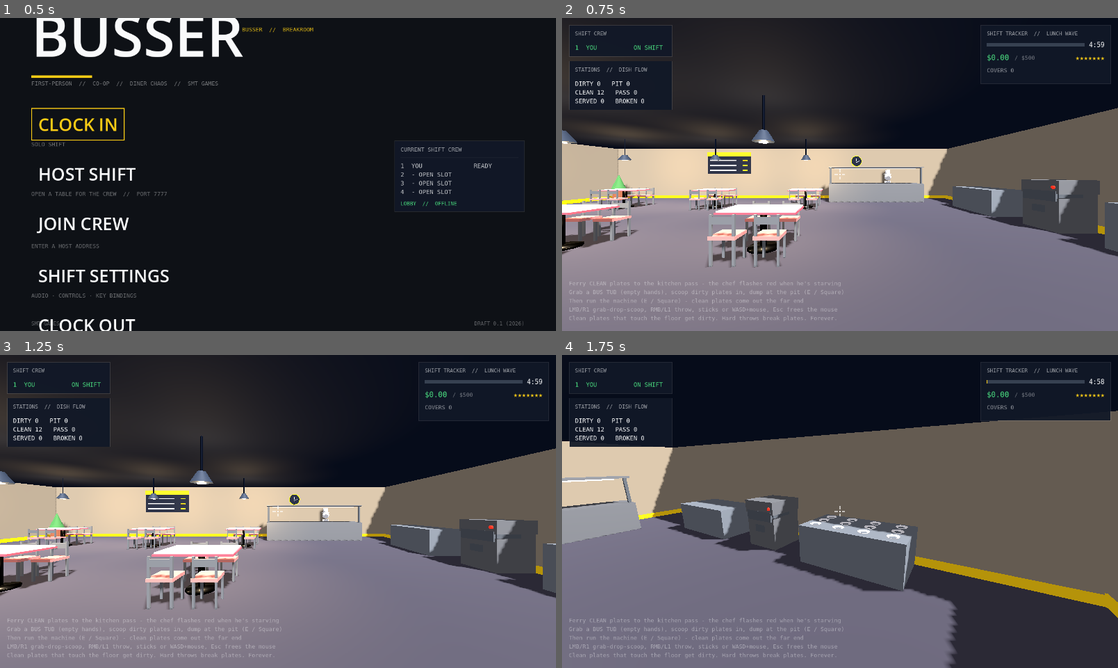
Above: before the commit, frames 1-4 (two rows, left to right).
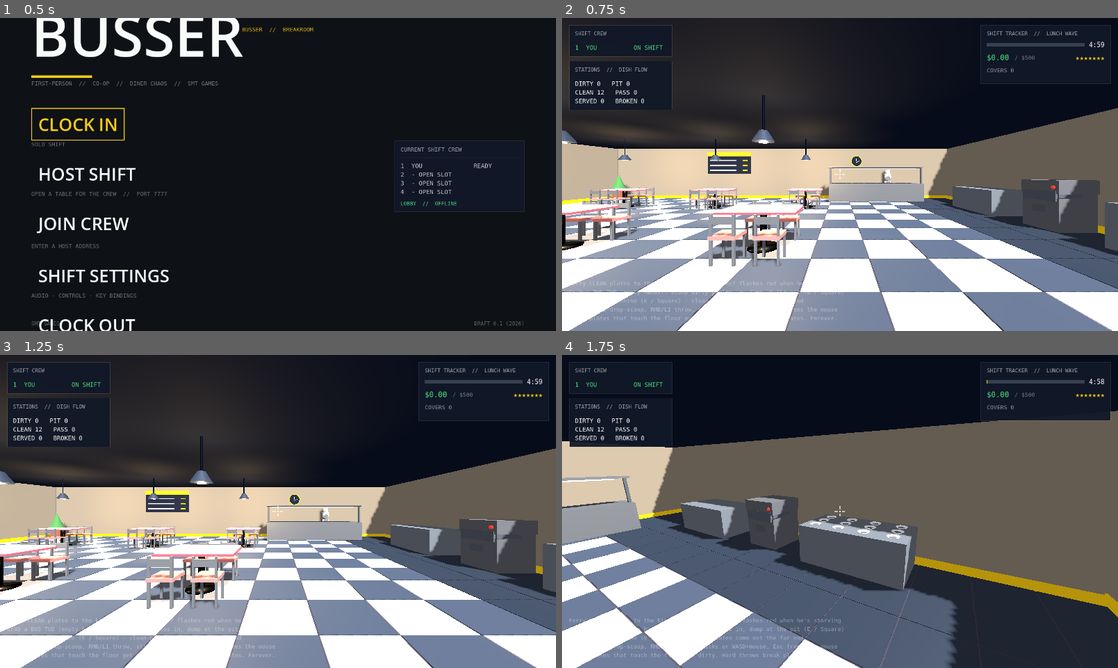
Above: after the commit, the same moments.

Repository: SheekTheDeveloper/Bussin
Game: Godot game, scene res://scenes/ui/main_menu.tscn
Two runs of this game, one before a commit and one after it. Both use one fixed random seed, a clock stepped at 60 frames per second and the inputs below. Sound files missing from this copy of the repository are replaced by a short silence.
Inputs (mouse positions are in pixels of both pictures, inside the frame that each line leads up to):
- Up to frame 1 (0.5 s): no input
- Up to frame 2 (0.75 s): click "CLOCK IN" at 0.5 s
- Up to frame 3 (1.25 s): no input
- Up to frame 4 (1.75 s): tap Enter at 1.25 s; move the mouse to (867, 511) at 1.27 s; press the mouse at (867, 511) at 1.28 s; hold W (move_forward) from 1.28 s (still down); tap Space (jump) at 1.52 s

Frame 1 is identical in both runs. In frame 2, 31% of the frame differs, in the area x 0-100%, y 57-100%; in frame 3, 30%; in frame 4, 23%.

Commit message:
Build out the diner: entry, kitchen backdrop, jukebox, and floor zoning
Room dressing pass, with an eye on legibility rather than decoration alone.

FLOOR ZONING does actual work. Checkerboard vinyl out front, industrial plate
past the pit line at x 6.6, so the guest half of the loop and the wet
breakable half read apart at a glance instead of being explained (GDD pillar 3,
"one closed loop, always legible"). Built as one MultiMesh per material, so a
few hundred tiles cost three draw calls and the low-end target stays intact.

FURNISHINGS, authored in Blender at ground-centre origins:

  wait_bench    58 polys   entry, where the queue actually stands
  host_podium   18 polys   entry, makes the door queue diegetic
  wall_shelf   132 polys   two, flanking the pass: sells the black-box kitchen
  jukebox       60 polys   corner hero piece

Each is a StaticBody3D in the nav_geo group, so the runtime navmesh bake routes
guests around it. That is the real risk in this room: collision added outside
that group would let guests walk through furniture, and collision added to
something meant to be cosmetic would silently reshape the navmesh. DinerDecor
stays colliderless by design and is unaffected.

Deliberately NOT added: booths or counter seating on the guest floor. A seat a
player cannot seat a party at reads as a bug, so the dressing stays in the
entry, the pit side, and the kitchen backdrop, and the guest floor keeps
meaning exactly one thing.

Verified beyond the usual pair: the guest soak was run three times to confirm
the navmesh still bakes around the new colliders and parties still seat
(covers 6/6/6). A furnishing placed into the door-to-tables corridor would show
up as covers collapsing to zero, which is the failure this guards.

Diff:
--- a/Docs/ROADMAP-miro.csv
+++ b/Docs/ROADMAP-miro.csv
@@ -41,3 +41,6 @@
 Interaction prompts under the crosshair,M4 Feel,Done,,Contextual verb (PICK UP PLATE / SCOOP INTO TUB / RUN DISH MACHINE / STOCK THE PASS). Local-only, derived from replicated state.
 Camera feel - walk bob landing dip sprint FOV,M4 Feel,Done,,All local and cosmetic. Bob moves head position only so it never fights the look pitch.
 Charged throw and catch verb,M4 Feel,Done,,Tap lobs a catchable pass, hold yeets. Fixed a real bug where every throw broke: impulse 6.5 on a 0.5kg plate launched at 13.3 m/s vs a 6 m/s break threshold. BREAK_SPEED retuned to 7.5 to sit between the two throw speeds.
+Room build-out pass 1,M3 Art Direction,Done,,Wait bench and host podium at the entry, kitchen shelving flanking the pass, corner jukebox, and MultiMesh floor zoning (checker vinyl out front, industrial plate behind the pit line). All in nav_geo so the guest navmesh bakes around them.
+Room build-out pass 2,M3 Art Direction,Todo,,Window frames plus street backdrop, wall tile splashback behind the pit, ceiling vents.
+Dish variety - bowls mugs glasses,M3 Art Direction,Todo,,VARIETY not count. The 12-plate pool size is a balance constant (conserved economy); adding dish TYPES is a content axis and safe.
--- a/scenes/levels/diner.tscn
+++ b/scenes/levels/diner.tscn
@@ -16,6 +16,10 @@
 [ext_resource type="FontVariation" path="res://ui/theme/font_display.tres" id="12_display"]
 [ext_resource type="Script" path="res://scenes/ui/pause_menu.gd" id="15_pause"]
 [ext_resource type="Script" path="res://scripts/return_soak.gd" id="16_returnsoak"]
+[ext_resource type="PackedScene" path="res://assets/models/wait_bench.glb" id="17_bench"]
+[ext_resource type="PackedScene" path="res://assets/models/host_podium.glb" id="18_podium"]
+[ext_resource type="PackedScene" path="res://assets/models/wall_shelf.glb" id="19_shelf"]
+[ext_resource type="PackedScene" path="res://assets/models/jukebox.glb" id="20_juke"]
 
 [sub_resource type="Environment" id="Environment_diner"]
 background_mode = 1
@@ -57,6 +61,18 @@
 geometry_source_group_name = &"nav_geo"
 agent_radius = 0.35
 agent_height = 1.4
+
+[sub_resource type="BoxShape3D" id="BoxShape3D_bench"]
+size = Vector3(1.86, 1.06, 0.5)
+
+[sub_resource type="BoxShape3D" id="BoxShape3D_podium"]
+size = Vector3(0.66, 1.08, 0.5)
+
+[sub_resource type="BoxShape3D" id="BoxShape3D_shelf"]
+size = Vector3(2, 1.8, 0.34)
+
+[sub_resource type="BoxShape3D" id="BoxShape3D_juke"]
+size = Vector3(0.9, 1.4, 0.5)
 
 [sub_resource type="StyleBoxFlat" id="sb_receipt"]
 content_margin_left = 40.0
@@ -144,6 +160,53 @@
 
 [node name="Decor" type="Node3D" parent="." unique_id=1607452017]
 script = ExtResource("13_decor")
+
+[node name="Furnishings" type="Node3D" parent="." unique_id=1730125060]
+
+[node name="WaitBench" type="StaticBody3D" parent="Furnishings" unique_id=1730125061 groups=["nav_geo"]]
+transform = Transform3D(0, 0, 1, 0, 1, 0, -1, 0, 0, -9.5, 0, 3)
+
+[node name="Model" parent="Furnishings/WaitBench" instance=ExtResource("17_bench")]
+
+[node name="Shape" type="CollisionShape3D" parent="Furnishings/WaitBench"]
+transform = Transform3D(1, 0, 0, 0, 1, 0, 0, 0, 1, 0, 0.53, 0)
+shape = SubResource("BoxShape3D_bench")
+
+[node name="HostPodium" type="StaticBody3D" parent="Furnishings" unique_id=1730125062 groups=["nav_geo"]]
+transform = Transform3D(1, 0, 0, 0, 1, 0, 0, 0, 1, -9.6, 0, 6.4)
+
+[node name="Model" parent="Furnishings/HostPodium" instance=ExtResource("18_podium")]
+
+[node name="Shape" type="CollisionShape3D" parent="Furnishings/HostPodium"]
+transform = Transform3D(1, 0, 0, 0, 1, 0, 0, 0, 1, 0, 0.54, 0)
+shape = SubResource("BoxShape3D_podium")
+
+[node name="ShelfWest" type="StaticBody3D" parent="Furnishings" unique_id=1730125063 groups=["nav_geo"]]
+transform = Transform3D(1, 0, 0, 0, 1, 0, 0, 0, 1, 1.5, 0, -6.65)
+
+[node name="Model" parent="Furnishings/ShelfWest" instance=ExtResource("19_shelf")]
+
+[node name="Shape" type="CollisionShape3D" parent="Furnishings/ShelfWest"]
+transform = Transform3D(1, 0, 0, 0, 1, 0, 0, 0, 1, 0, 0.9, 0)
+shape = SubResource("BoxShape3D_shelf")
+
+[node name="ShelfEast" type="StaticBody3D" parent="Furnishings" unique_id=1730125064 groups=["nav_geo"]]
+transform = Transform3D(1, 0, 0, 0, 1, 0, 0, 0, 1, 8.6, 0, -6.65)
+
+[node name="Model" parent="Furnishings/ShelfEast" instance=ExtResource("19_shelf")]
+
+[node name="Shape" type="CollisionShape3D" parent="Furnishings/ShelfEast"]
+transform = Transform3D(1, 0, 0, 0, 1, 0, 0, 0, 1, 0, 0.9, 0)
+shape = SubResource("BoxShape3D_shelf")
+
+[node name="Jukebox" type="StaticBody3D" parent="Furnishings" unique_id=1730125065 groups=["nav_geo"]]
+transform = Transform3D(1, 0, 0, 0, 1, 0, 0, 0, 1, -8.8, 0, -6.5)
+
+[node name="Model" parent="Furnishings/Jukebox" instance=ExtResource("20_juke")]
+
+[node name="Shape" type="CollisionShape3D" parent="Furnishings/Jukebox"]
+transform = Transform3D(1, 0, 0, 0, 1, 0, 0, 0, 1, 0, 0.7, 0)
+shape = SubResource("BoxShape3D_juke")
 
 [node name="Tables" type="Node3D" parent="." unique_id=1607452016]
 
--- a/scenes/props/diner_decor.gd
+++ b/scenes/props/diner_decor.gd
@@ -30,6 +30,7 @@
 var _mat_cache: Dictionary = {}
 
 func _ready() -> void:
+	_build_floor_zones()
 	_build_ceiling()
 	_build_hazard_skirting()
 	_build_pendant_lights()
@@ -39,6 +40,53 @@
 	_build_plants()
 
 # --- Builders ----------------------------------------------------------------
+
+## Floor zoning: checkerboard vinyl out front, industrial plate behind the line.
+## This is set dressing that does legibility work (GDD pillar 3) - the two halves
+## of the loop become readable at a glance, so a new player can see where the
+## guest floor ends and the wet, breakable pit side begins without being told.
+##
+## Built as ONE MultiMesh rather than hundreds of MeshInstance3Ds: a few hundred
+## tiles on one draw call keeps the optimization principle intact on low-end
+## machines. Cosmetic only - the real floor collider is the level's Floor node.
+func _build_floor_zones() -> void:
+	const TILE := 1.0
+	const PIT_LINE := 6.6      # world x where the guest floor gives way to the pit
+	const Y := 0.005           # a hair above the floor slab, to avoid z-fighting
+	var light := _flat(NEAR_WHITE.darkened(0.08), 0.0, 0.55)
+	var dark := _flat(SLATE_700.lightened(0.05), 0.0, 0.6)
+	var plate := _flat(SLATE_800.lightened(0.10), 0.25, 0.45)
+
+	var groups := {light: [], dark: [], plate: []}
+	var half_x := 10.0
+	var half_z := 7.0
+	var nx := int(half_x * 2.0 / TILE)
+	var nz := int(half_z * 2.0 / TILE)
+	for ix in nx:
+		for iz in nz:
+			var x := -half_x + (ix + 0.5) * TILE
+			var z := -half_z + (iz + 0.5) * TILE
+			var mat: StandardMaterial3D = plate if x > PIT_LINE else (light if (ix + iz) % 2 == 0 else dark)
+			(groups[mat] as Array).append(Transform3D(Basis.IDENTITY, Vector3(x, Y, z)))
+
+	for mat in groups:
+		var xforms: Array = groups[mat]
+		if xforms.is_empty():
+			continue
+		var quad := BoxMesh.new()
+		quad.size = Vector3(TILE * 0.98, 0.01, TILE * 0.98)  # hairline grout gap
+		quad.material = mat
+		var mm := MultiMesh.new()
+		mm.transform_format = MultiMesh.TRANSFORM_3D
+		mm.mesh = quad
+		mm.instance_count = xforms.size()
+		for i in xforms.size():
+			mm.set_instance_transform(i, xforms[i])
+		var mmi := MultiMeshInstance3D.new()
+		mmi.multimesh = mm
+		mmi.cast_shadow = GeometryInstance3D.SHADOW_CASTING_SETTING_OFF
+		mmi.name = "FloorTiles%d" % groups.keys().find(mat)
+		add_child(mmi)
 
 ## A dark ceiling closes the box so the warm pendants read and the slate mood
 ## lands. Single unlit-ish slab, one draw call.
Binary file added: assets/models/host_podium.glb
Not shown, added: assets/models/host_podium.glb.import
Binary file added: assets/models/jukebox.glb
Not shown, added: assets/models/jukebox.glb.import
Binary file added: assets/models/wait_bench.glb
Not shown, added: assets/models/wait_bench.glb.import
Binary file added: assets/models/wall_shelf.glb
Not shown, added: assets/models/wall_shelf.glb.import
Not shown, changed: Docs/GDD-Busser.md
Not shown, changed: Docs/ROADMAP.md
